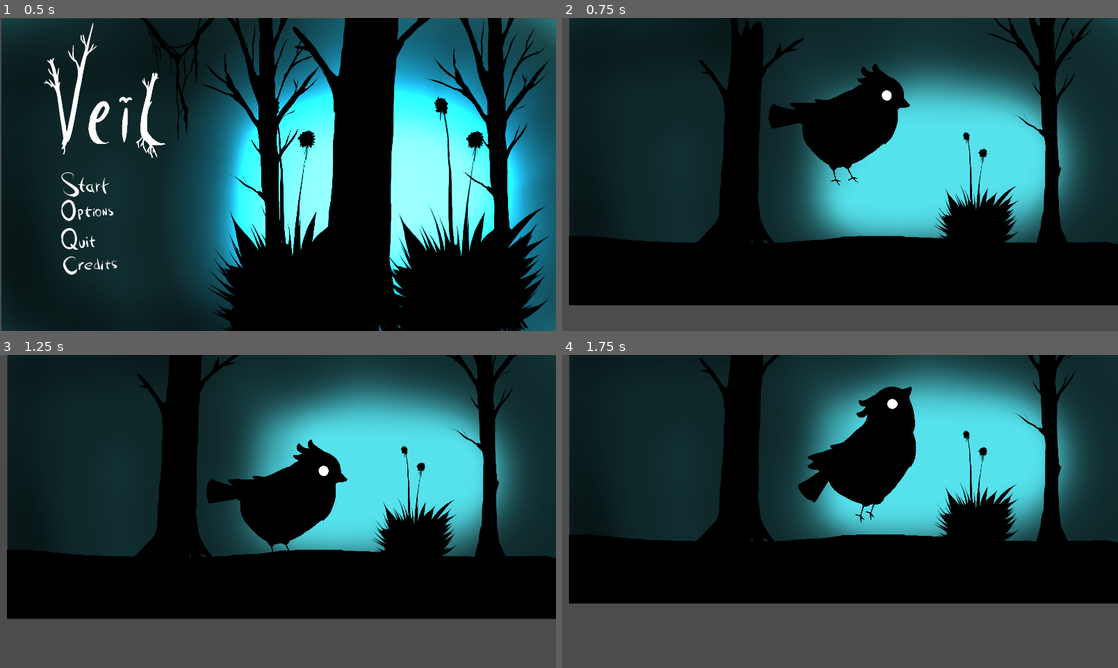
Above: before the commit, frames 1-4 (two rows, left to right).
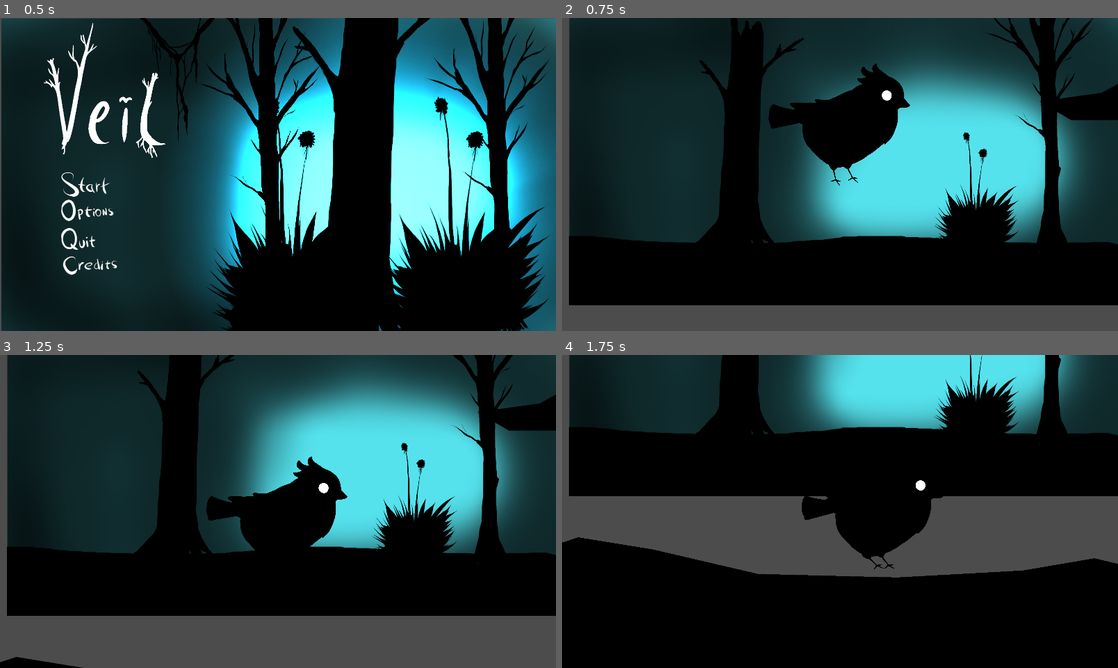
Above: after the commit, the same moments.

Repository: mikeask/Veil
Game: Godot game, scene res://Scenes/MainMenu.tscn
The game is run twice, just before and just after one commit, with the same random seed, the same clock (stepped at 60 frames per second) and the same inputs.
Inputs (mouse positions are in pixels of both pictures, inside the frame that each line leads up to):
- Up to frame 1 (0.5 s): no input
- Up to frame 2 (0.75 s): click (650, 183) at 0.5 s
- Up to frame 3 (1.25 s): no input
- Up to frame 4 (1.75 s): hold Right (ui_right) from 1.28 s (still down); tap Up (ui_up) at 1.52 s

Frame 1 is identical in both runs. In frame 2, 0.9% of the frame differs, in the area x 85-100%, y 21-33%; in frame 3, 6.8%; in frame 4, 68%, in the area x 0-100%, y 0-100%.

Commit message:
Collision do mapa

Diff:
--- a/Scenes/FullLevel.tscn
+++ b/Scenes/FullLevel.tscn
@@ -9,21 +9,19 @@
 position = Vector2( 100807, 10872.5 )
 _sections_unfolded = [ "Invert", "Material", "Pause", "Texture", "Transform", "Visibility", "Z Index" ]
 
-[node name="Area2D" type="Area2D" parent="." index="1"]
+[node name="StaticBody2D" type="StaticBody2D" parent="." index="1"]
 
-position = Vector2( -6033.85, 1144.89 )
-input_pickable = true
-gravity_vec = Vector2( 0, 1 )
-gravity = 98.0
-linear_damp = 0.1
-angular_damp = 1.0
-audio_bus_override = false
-audio_bus_name = "Master"
-_sections_unfolded = [ "Transform" ]
+input_pickable = false
+collision_layer = 1
+collision_mask = 1
+constant_linear_velocity = Vector2( 0, 0 )
+constant_angular_velocity = 0.0
+friction = 1.0
+bounce = 0.0
 
-[node name="CollisionPolygon2D" type="CollisionPolygon2D" parent="Area2D" index="0"]
+[node name="CollisionPolygon2D" type="CollisionPolygon2D" parent="StaticBody2D" index="0"]
 
-position = Vector2( 106841, 9727.63 )
+position = Vector2( 100807, 10872.5 )
 scale = Vector2( 56.1089, 49.9851 )
 build_mode = 0
 polygon = PoolVector2Array( -1813.99, -207.886, -1824.5, 131.715, -552.295, 131.715, -576.104, -99.6129, -674.827, -95. …(6772 unchanged characters)…
--- a/Scenes/Level.tscn
+++ b/Scenes/Level.tscn
@@ -12,6 +12,7 @@
 [ext_resource path="res://Scenes/MenuOpts.tscn" type="PackedScene" id=10]
 [ext_resource path="res://Others/TextThemeCredits.tres" type="Theme" id=11]
 [ext_resource path="res://Animation/Bird.tscn" type="PackedScene" id=12]
+[ext_resource path="res://Scenes/FullLevel.tscn" type="PackedScene" id=13]
 
 [sub_resource type="RectangleShape2D" id=1]
 
@@ -72,12 +73,12 @@
 
 [node name="CollisionShape2D" type="CollisionShape2D" parent="GroundStaticBody" index="0"]
 
-position = Vector2( 7.82892, 3.99036 )
+position = Vector2( -2371.85, -2004.94 )
 shape = SubResource( 1 )
 
 [node name="bola" parent="." index="7" instance=ExtResource( 8 )]
 
-position = Vector2( 1393.52, 710.638 )
+position = Vector2( 1430.79, 1162.56 )
 gravity_scale = 5.0
 _sections_unfolded = [ "Collision", "Pickable", "Transform" ]
 
@@ -144,6 +145,10 @@
 
 position = Vector2( 936.17, 631.692 )
 
+[node name="Node2D" parent="." index="10" instance=ExtResource( 13 )]
+
+position = Vector2( 855.593, 792.403 )
+
 [connection signal="button_down" from="CanvasLayer/PauseMenu/MenuOpts/PlayGame" to="." method="_on_PlayGame_button_down"]
 
 [connection signal="button_down" from="CanvasLayer/PauseMenu/MenuOpts/Quit" to="." method="_on_Quit_button_down"]
Not shown: 1 places in Scenes/Level.tscn that only renumber resources
